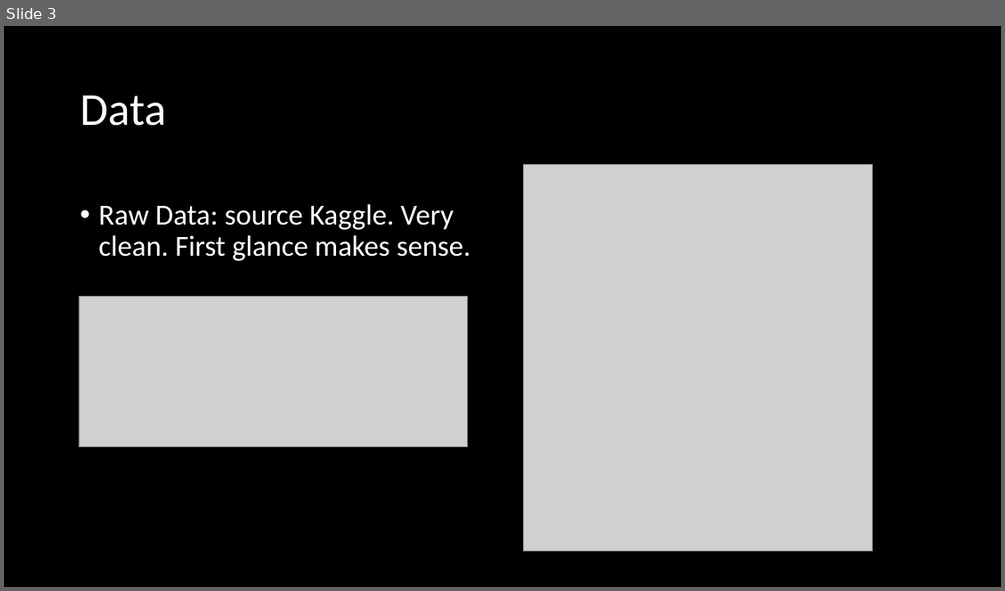
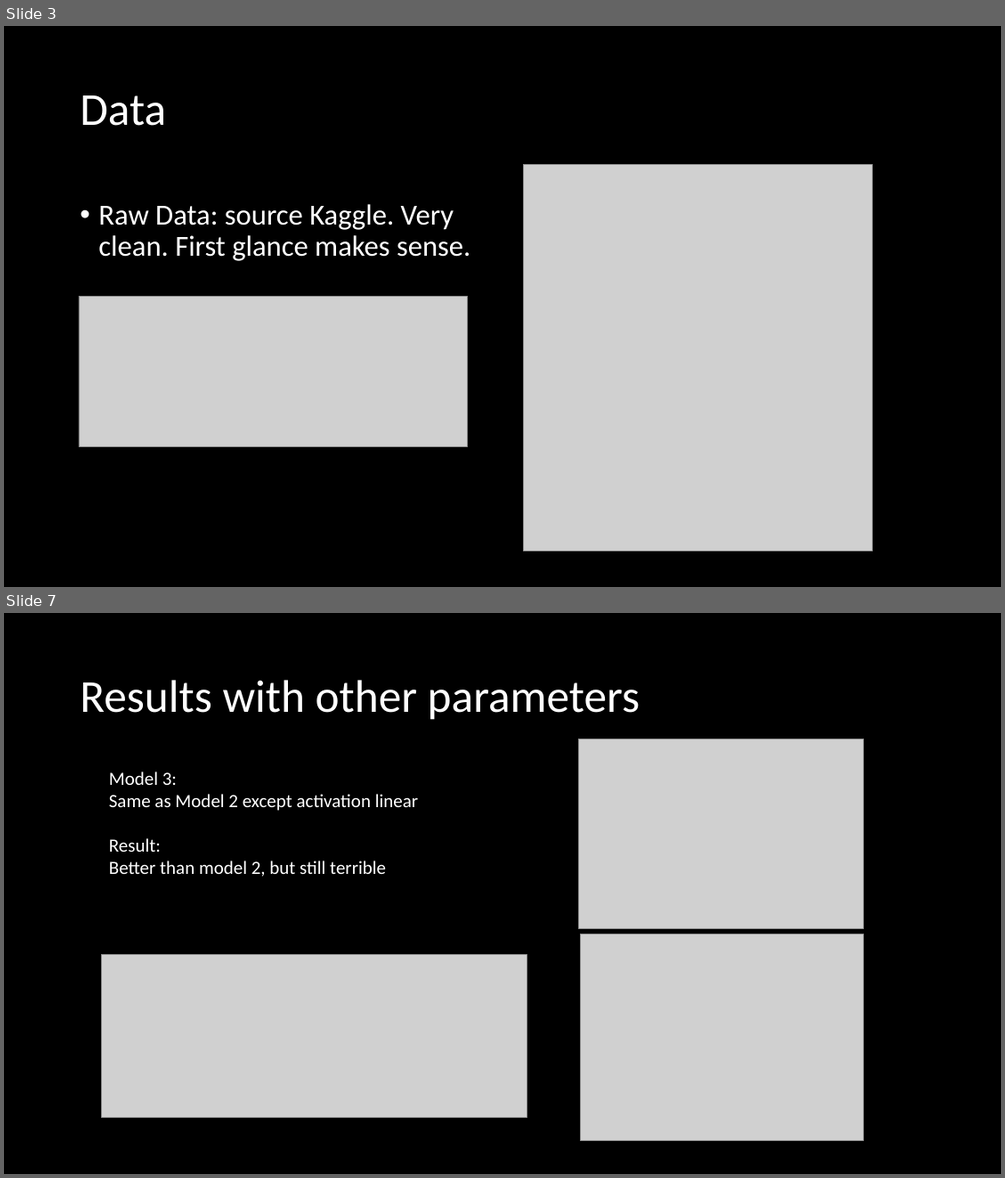
Before and after one commit to alexxlu/Project4, a slide deck: Stock Price prediction.pptx. Shown one above the other, each under a label of ours: slide 3 before the commit, slides 3 and 7 after it; the slides between them are not shown. The pictures are 1005x591 and 1005x1178 pixels, drawn with LibreOffice and Linux fonts; fonts in the diff are those of the drawing; grey boxes stand for pictures. Boxes give left, top, right and bottom in pixels: in the first picture for what was removed or moved away, otherwise in the second. Text is boxed around its words. In the diff, an @@ line names an element or a change of style, - is before the commit and + after.

```diff
--- a/Stock Price prediction.pptx
+++ b/Stock Price prediction.pptx
@@ slide 7 added at <box>4,613,1001,1174</box>, background #000000 @@
@@ title added at <box>80,680,640,720</box>, 44 pt, text #FFFFFF @@
+Results with other parameters
@@ picture added at <box>578,738,863,928</box> @@
@@ text added at <box>109,771,418,876</box>, 18 pt, text #FFFFFF @@
+Model 3:
+Same as Model 2 except activation linear
+Result:
+Better than model 2, but still terrible
@@ picture added at <box>102,955,527,1117</box> @@
@@ picture added at <box>581,933,864,1140</box> @@
```
Also in this commit, not shown: 3 slides changed, 3 other slides added, 6 other files.
